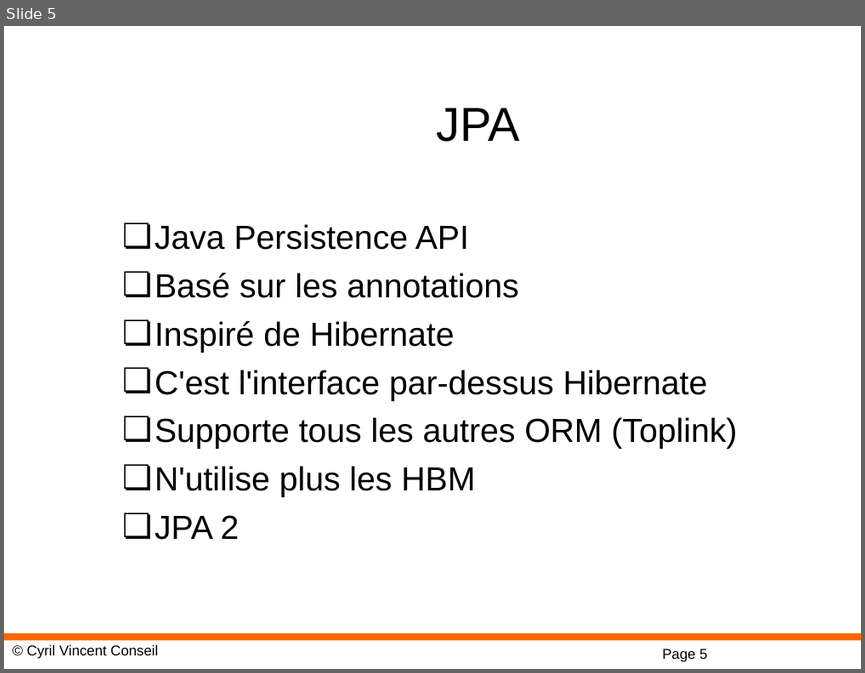
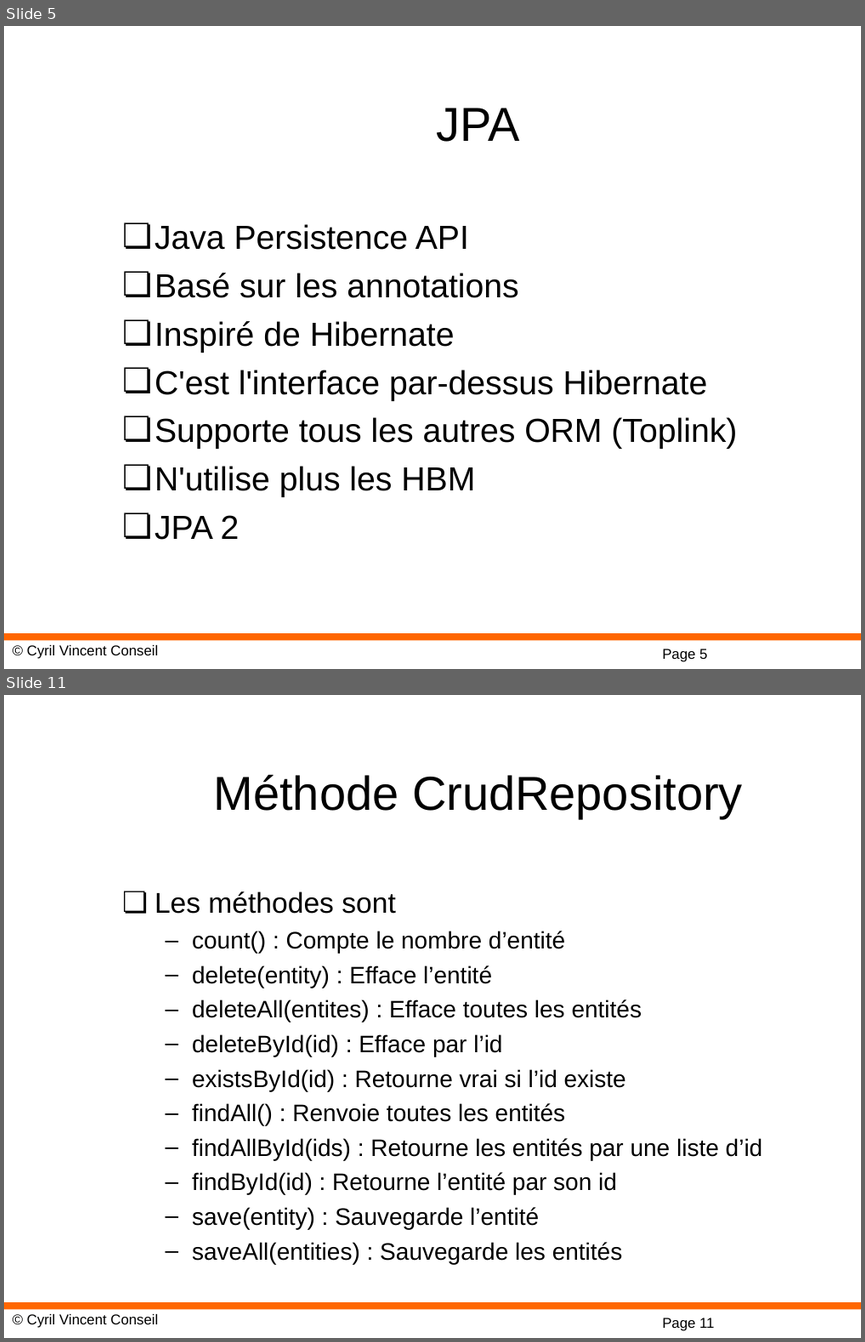
Before and after one commit to cyrilvincent/spring, a slide deck: ppt/07-SpringJPAH2.ppt. Shown one above the other, each under a label of ours: slide 5 before the commit, slides 5 and 11 after it; the slides between them are not shown. The pictures are 865x673 and 865x1342 pixels, drawn with LibreOffice and Linux fonts; fonts in the diff are those of the drawing; background and template pictures are left out. Boxes give left, top, right and bottom in pixels: in the first picture for what was removed or moved away, otherwise in the second. Text is boxed around its words. In the diff, an @@ line names an element or a change of style, - is before the commit and + after.

```diff
--- a/ppt/07-SpringJPAH2.ppt
+++ b/ppt/07-SpringJPAH2.ppt
@@ slide 11 added at box(4, 695, 861, 1338), background #FFFFFF; not listed: 3 template elements that a slide beside it also shows @@
@@ title added at box(214, 774, 743, 818), 40 pt, text #000000 @@
+Méthode CrudRepository
@@ text added at box(154, 891, 763, 1264), 20 pt, text #000000 @@
+❏ Les méthodes sont
+  – count() : Compte le nombre d’entité
+  – delete(entity) : Efface l’entité
+  – deleteAll(entites) : Efface toutes les entités
+  – deleteById(id) : Efface par l’id
+  – existsById(id) : Retourne vrai si l’id existe
+  – findAll() : Renvoie toutes les entités
+  – findAllById(ids) : Retourne les entités par une liste d’id
+  – findById(id) : Retourne l’entité par son id
+  – save(entity) : Sauvegarde l’entité
+  – saveAll(entities) : Sauvegarde les entités
```
Also in this commit, not shown: 8 other slides added, 21 other files.
